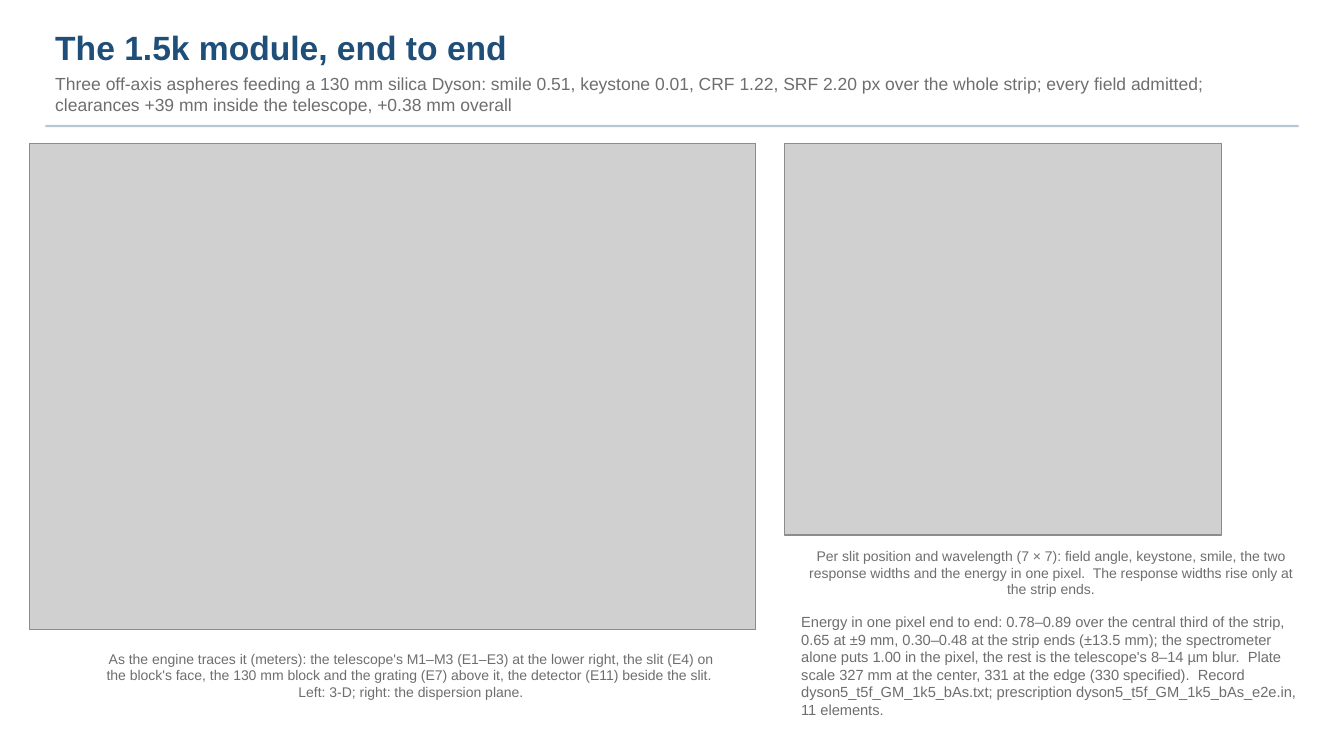
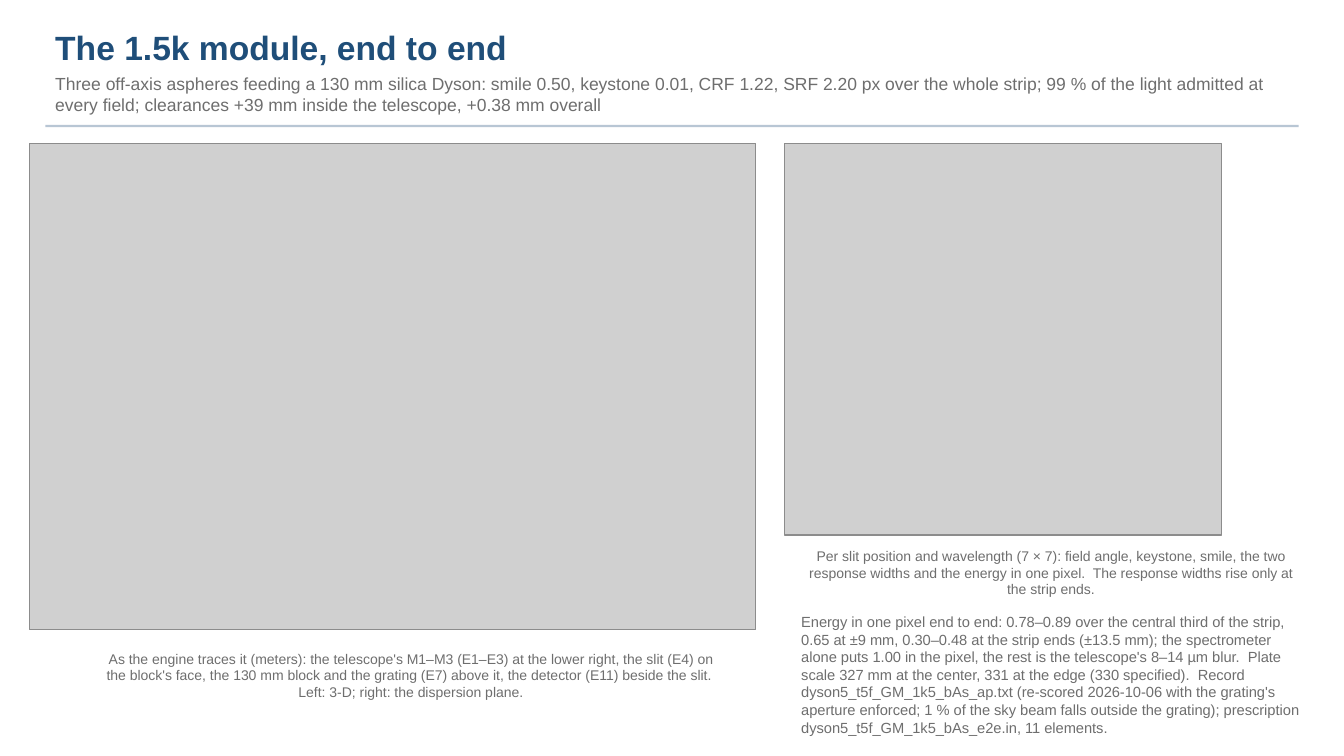
Before and after one commit to nasa-jpl/macos, a slide deck: slide 8 of demo_session/deck_dyson_record.pptx. Drawn at 1344x756 pixels with LibreOffice and Linux fonts; fonts in the diff are those of the drawing; grey boxes stand for pictures. Boxes give left, top, right and bottom in pixels: in the first picture for what was removed or moved away, otherwise in the second. Text is boxed around its words. In the diff, an @@ line names an element or a change of style, - is before the commit and + after.

```diff
--- a/demo_session/deck_dyson_record.pptx
+++ b/demo_session/deck_dyson_record.pptx
@@ text at [55, 77, 1264, 115]: text changed @@
-Three off-axis aspheres feeding a 130 mm silica Dyson: smile 0.51, keystone 0.01, CRF 1.22, SRF 2.20 px over the whole strip; every field admitted; clearances +39 mm inside the telescope, +0.38 mm overall
+Three off-axis aspheres feeding a 130 mm silica Dyson: smile 0.50, keystone 0.01, CRF 1.22, SRF 2.20 px over the whole strip; 99 % of the light admitted at every field; clearances +39 mm inside the telescope, +0.38 mm overall
@@ text at [801, 616, 1299, 736]: text changed @@
-Energy in one pixel end to end: 0.78–0.89 over the central third of the strip, 0.65 at ±9 mm, 0.30–0.48 at the strip ends (±13.5 mm); the spectrometer alone puts 1.00 in the pixel, the rest is the telescope's 8–14 µm blur. Plate scale 327 mm at the center, 331 at the edge (330 specified). Record dyson5_t5f_GM_1k5_bAs.txt; prescription dyson5_t5f_GM_1k5_bAs_e2e.in, 11 elements.
+Energy in one pixel end to end: 0.78–0.89 over the central third of the strip, 0.65 at ±9 mm, 0.30–0.48 at the strip ends (±13.5 mm); the spectrometer alone puts 1.00 in the pixel, the rest is the telescope's 8–14 µm blur. Plate scale 327 mm at the center, 331 at the edge (330 specified). Record dyson5_t5f_GM_1k5_bAs_ap.txt (re-scored 2026-10-06 with the grating's aperture enforced; 1 % of the sky beam falls outside the grating); prescription dyson5_t5f_GM_1k5_bAs_e2e.in, 11 elements.
```
Also in this commit, not shown: 6 other slides changed, 6 other files.
